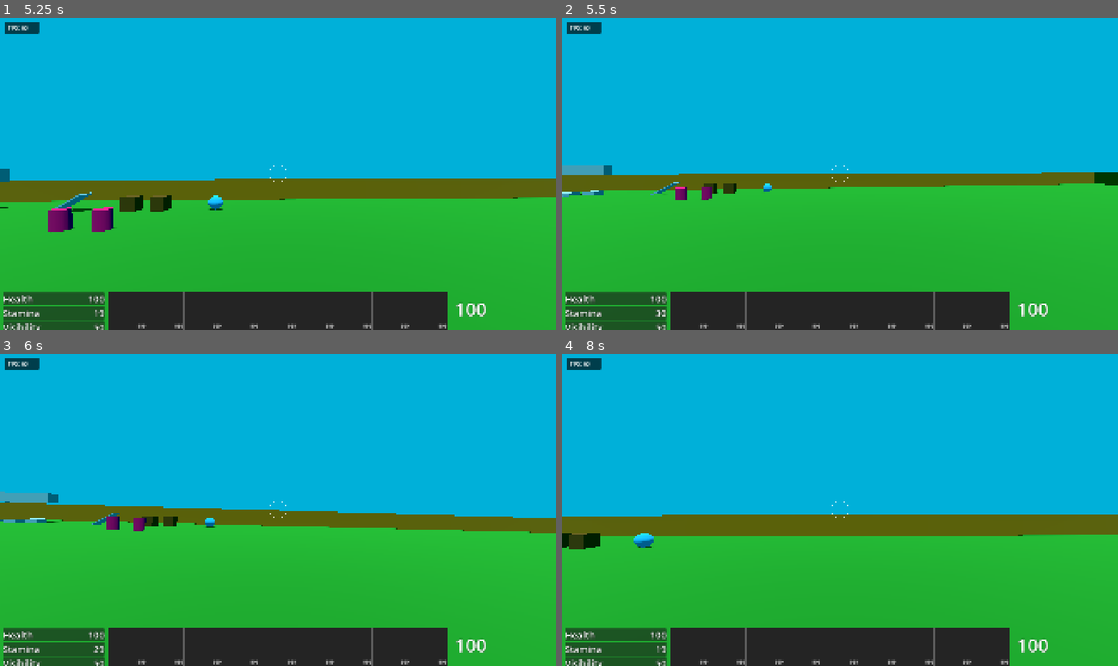
Above: before the commit, frames 1-4 (two rows, left to right).
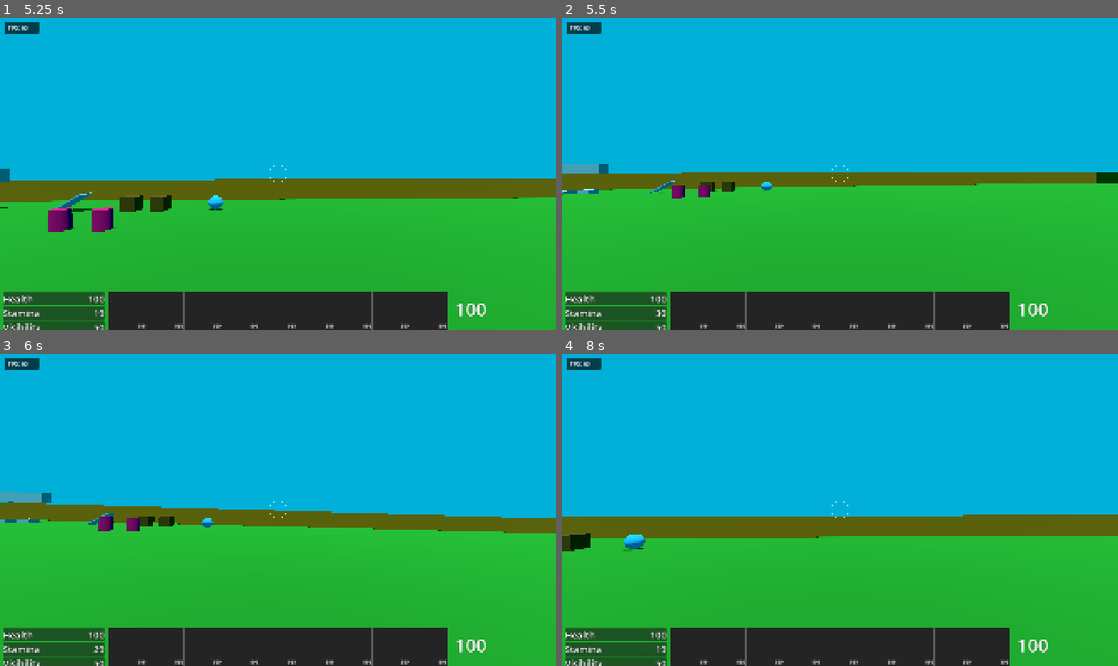
Above: after the commit, the same moments.

Repository: janisl/rpg-core
Game: Godot game, scene res://levels/test.tscn
The game is run twice, just before and just after one commit, with the same random seed, the same clock (stepped at 60 frames per second) and the same inputs.
Inputs (mouse positions are in pixels of both pictures, inside the frame that each line leads up to):
- Up to frame 1 (5.25 s): tap Enter at 0.5 s; move the mouse to (305, 170) at 0.52 s; hold Ctrl (sprint) 0.53-1.28 s; hold W (forward) from 0.53 s (still down); tap Space (jump) at 0.77, 1.52, 3.02, 3.77, 4.52 s; tap Z (test) at 0.8, 1.35, 2.3, 3.8 s; move the mouse to (250, 174) at 1.27 s; tap Ctrl (sprint) at 1.55, 3.05, 4.55 s; move the mouse to (289, 167) at 2.02 s; hold Shift (crouch) 2.03-2.78 s; move the mouse to (272, 177) at 2.77 s; tap T (cycle_ammo) at 2.85 s; move the mouse to (316, 177) at 3.52 s; hold E (interact) 3.53-4.28 s; move the mouse to (233, 170) at 4.27 s; click (233, 170) at 4.35 s; move the mouse to (283, 174) at 5.02 s; hold Ctrl (sprint) from 5.03 s (still down)
- Up to frame 2 (5.5 s): keep holding W (forward); keep holding Ctrl (sprint); tap Z (test) at 5.3 s
- Up to frame 3 (6 s): move the mouse to (255, 503) at 5.77 s; release W (forward) at 5.78 s; release Ctrl (sprint) at 5.78 s; hold D (right) from 5.78 s (still down); tap Z (test) at 5.85 s
- Up to frame 4 (8 s): tap Space (jump) at 6.02, 6.77, 7.52 s; tap Ctrl (sprint) at 6.05, 7.35 s; move the mouse to (867, 506) at 6.52 s; release D (right) at 6.53 s; hold Z (test) 6.53-7.28 s; hold W (forward) from 6.53 s (still down); tap 1 at 6.6 s; move the mouse to (812, 510) at 7.27 s

Frame 1 is identical in both runs. In frame 2, 1.3% of the frame differs, in the area x 0-100%, y 46-59%; in frame 3, 0.9%; in frame 4, 1.1%.
Error in both runs: Out of bounds get index '0' (on base: 'Array[ItemStack]') (res://systems/weapon_manager.gd:41)

Commit message:
Change to reuse existing scene object while loading.

Diff:
--- a/systems/levels/level_manager.gd
+++ b/systems/levels/level_manager.gd
@@ -20,7 +20,7 @@
 	await load_new_level(state.current_scene_path)
 
 	var player := get_tree().get_first_node_in_group("player") as Player
-	await _load_level_state(TEMP_SLOT, _get_current_level_state_name())
+	_load_level_state(TEMP_SLOT, _get_current_level_state_name())
 	_load_player_state(TEMP_SLOT, player)
 
 
@@ -42,7 +42,7 @@
 	player = get_tree().get_first_node_in_group("player") as Player
 	_load_player_state(TEMP_SLOT, player)
 	player.position = Vector3.ZERO
-	await _load_level_state(TEMP_SLOT, _get_current_level_state_name())
+	_load_level_state(TEMP_SLOT, _get_current_level_state_name())
 
 
 func load_new_level(level_path: String) -> void:
@@ -75,7 +75,7 @@
 	if not _level_state_exists(slot, level_name):
 		return
 	var state := _read_level_state(slot, level_name)
-	await _load_level_objects(state)
+	_load_level_objects(state)
 
 
 func _save_level_state(slot: String, level_name: String) -> void:
@@ -85,36 +85,59 @@
 	_write_level_state(slot, level_name, state)
 
 
+func _load_level_objects(state: LevelState) -> void:
+	var existing_objects := _gather_existing_persist_objects()
+	_create_missing_persist_objects(existing_objects, state.saved_objects)
+	_free_deleted_persist_objects(existing_objects, state.saved_objects)
+	_load_persist_object_states(existing_objects, state.saved_objects)
+
+
+func _gather_existing_persist_objects() -> Dictionary[NodePath, Node]:
+	var existing_objects: Dictionary[NodePath, Node]
+	for obj in get_tree().get_nodes_in_group("persist"):
+		existing_objects[obj.get_path()] = obj
+	return existing_objects
+
+
+func _create_missing_persist_objects(existing_objects: Dictionary[NodePath, Node], saved_objects: Dictionary[NodePath, Dictionary]) -> void:
+	for obj_path in saved_objects:
+		if existing_objects.has(obj_path):
+			continue
+
+		var obj_state := saved_objects[obj_path]
+		var parent := get_node(obj_state.parent_path)
+		assert(parent, "Missing parent")
+		assert(obj_state.scene_file_path, "Dynamic object without a scene")
+
+		var obj: Node = load(obj_state.scene_file_path).instantiate()
+		parent.add_child(obj)
+		obj.name = obj_state.name
+		existing_objects[obj_path] = obj
+
+
+func _free_deleted_persist_objects(existing_objects: Dictionary[NodePath, Node], saved_objects: Dictionary[NodePath, Dictionary]) -> void:
+	var paths := existing_objects.keys()
+	for obj_path: NodePath in paths:
+		if saved_objects.has(obj_path):
+			continue
+		existing_objects[obj_path].queue_free()
+		existing_objects.erase(obj_path)
+
+
+func _load_persist_object_states(existing_objects: Dictionary[NodePath, Node], saved_objects: Dictionary[NodePath, Dictionary]) -> void:
+	for obj_path in saved_objects:
+		existing_objects[obj_path].load_state(saved_objects[obj_path])
+
+
 func _save_level_objects(state: LevelState) -> void:
 	var objects_to_persist := get_tree().get_nodes_in_group("persist")
 	for obj in objects_to_persist:
 		assert(obj.has_method("save_state"), "Missing save_state method")
-		assert(obj.scene_file_path, "Not a scene instance")
 		var obj_state: Dictionary = obj.save_state()
 		obj_state.scene_file_path = obj.scene_file_path
 		obj_state.name = obj.name
 		obj_state.parent_path = obj.get_parent().get_path()
-		state.saved_objects.append(obj_state)
-
-
-func _load_level_objects(state: LevelState) -> void:
-	var existing_objects := get_tree().get_nodes_in_group("persist")
-	for obj in existing_objects:
-		obj.queue_free()
-
-	await get_tree().process_frame
-
-	for obj_state in state.saved_objects:
-		var parent := get_node(obj_state.parent_path)
-		assert(parent, "Missing parent")
-		var obj: Node = load(obj_state.scene_file_path).instantiate()
-		parent.add_child(obj)
-		obj.name = obj_state.name
-
-	for obj_state in state.saved_objects:
-		var obj := get_node(obj_state.parent_path).get_node(str(obj_state.name))
-		assert(obj, "Object disappeared")
-		obj.load_state(obj_state)
+		state.saved_objects[obj.get_path()] = obj_state
 
 
 func _get_current_level_state_name() -> String:
--- a/systems/levels/level_state.gd
+++ b/systems/levels/level_state.gd
@@ -2,4 +2,4 @@
 extends Resource
 
 @export var version: int
-@export var saved_objects: Array[Dictionary]
+@export var saved_objects: Dictionary[NodePath, Dictionary]
